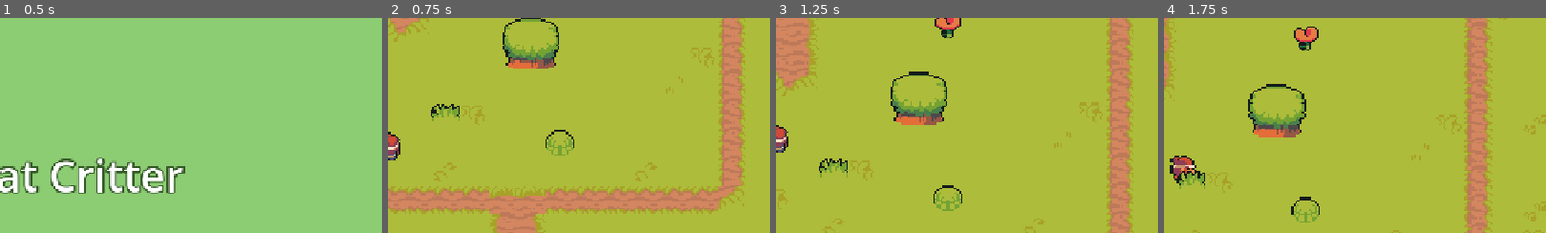
Above: before the commit, frames 1-4 (left to right).
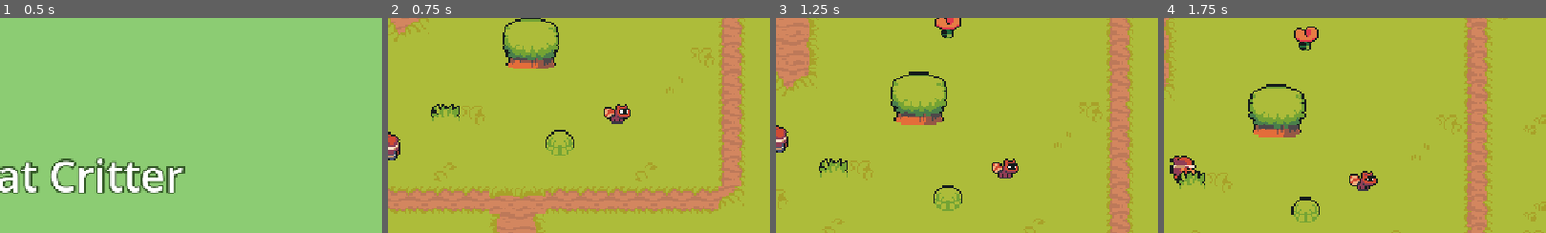
Above: after the commit, the same moments.

Repository: raineslc/catch-that-critter
Game: Godot game, scene res://scenes/main.tscn
The game is run twice, just before and just after one commit, with the same random seed, the same clock (stepped at 60 frames per second) and the same inputs.
Inputs (mouse positions are % of the whole screen's width and height, from its top left):
- Up to frame 1 (0.5 s): no input
- Up to frame 2 (0.75 s): tap Enter at 0.5 s; move the mouse to (45, 70) at 0.52 s; hold Up from 0.53 s (still down); hold Shift from 0.53 s (still down); click (45, 70) at 0.67 s
- Up to frame 3 (1.25 s): keep holding Up; keep holding Shift
- Up to frame 4 (1.75 s): release Up at 1.25 s; release Shift at 1.25 s; drag from (80, 65) to (45, 70) at 1.27 s
The pictures show only the part of the screen within x 50-100%, y 13-63%; the shares and areas given below are measured in that part.

Frame 1 is identical in both runs. In frame 2, 0.5% of the frame differs, in the area x 56-64%, y 40-50%; in frame 3, 0.5%; in frame 4, 0.5%, in the area x 48-56%, y 71-81%.

Commit message:
Add wandering raccoons that startle and request a chase
- data/animals.json + AnimalCatalog; legend 'a' places raccoons
- Critter: wander near home, startle with ! emote, flee, cooldown
- PhysicsLayers so ranger and critters only collide with the world
- HabitatMap emits chase_requested and shows a placeholder banner
- 11 new tests (99 total)

Co-Authored-By: Claude Opus 5.5 <noreply@anthropic.com>

Diff:
--- /dev/null
+++ b/data/animals.json
@@ -0,0 +1,27 @@
+{
+  "defaults": {
+    "frame_size": [16, 16],
+    "frames": 2,
+    "faces": "right",
+    "animation_fps": 6.0,
+    "wander_speed": 22.0,
+    "flee_speed": 90.0,
+    "wander_radius_tiles": 4,
+    "idle_seconds": [1.0, 3.0],
+    "startle_radius": 40.0,
+    "startle_seconds": 0.6,
+    "flee_seconds": 1.2,
+    "cooldown_seconds": 4.0
+  },
+  "animals": [
+    {
+      "id": "raccoon",
+      "name": "Raccoon",
+      "habitat": "meadow",
+      "skill": "counting",
+      "rarity": "common",
+      "sprite": "res://assets/sprites/animals/raccoon/sprite_sheet.png",
+      "faceset": "res://assets/sprites/animals/raccoon/faceset.png"
+    }
+  ]
+}
--- a/data/maps/legend.json
+++ b/data/maps/legend.json
@@ -9,6 +9,7 @@
     "T": "grass",
     "P": "grass",
     "S": "grass",
+    "a": "grass",
     "p": "path",
     "w": "water"
   },
@@ -20,5 +21,8 @@
     "T": {"name": "tree", "atlas": [0, 0], "size": [2, 2], "blocks": true},
     "P": {"name": "pine", "atlas": [2, 0], "size": [2, 2], "blocks": true}
   },
+  "critters": {
+    "a": "raccoon"
+  },
   "spawn": "S"
 }
--- /dev/null
+++ b/scripts/world/animal_catalog.gd
@@ -0,0 +1,37 @@
+class_name AnimalCatalog
+extends RefCounted
+## Reads data/animals.json. Each animal gets the shared "defaults" filled in for anything it doesn't set.
+
+const ANIMALS_PATH: String = "res://data/animals.json"
+
+var _defaults: Dictionary = {}
+## id -> animal Dictionary (with defaults merged in), in file order.
+var _animals: Dictionary = {}
+
+
+func _init(path: String = ANIMALS_PATH) -> void:
+	var parsed: Variant = JSON.parse_string(FileAccess.get_file_as_string(path))
+	if not parsed is Dictionary:
+		push_error("AnimalCatalog: could not read %s" % path)
+		return
+	_defaults = parsed.get("defaults", {})
+	for entry: Variant in parsed.get("animals", []):
+		var animal: Dictionary = _defaults.duplicate(true)
+		animal.merge(entry, true)
+		_animals[str(animal["id"])] = animal
+
+
+func ids() -> Array[String]:
+	var out: Array[String] = []
+	for id: Variant in _animals:
+		out.append(str(id))
+	return out
+
+
+func has_animal(id: String) -> bool:
+	return _animals.has(id)
+
+
+## The animal's data, or {} if unknown.
+func get_animal(id: String) -> Dictionary:
+	return _animals.get(id, {})
--- /dev/null
+++ b/scripts/world/critter.gd
@@ -0,0 +1,159 @@
+class_name Critter
+extends CharacterBody2D
+## A runaway animal in its habitat. It strolls around near home; when the ranger
+## gets close it startles ("!"), emits `startled` (which starts a chase), then darts away
+## and won't startle again until its cooldown ends.
+## Node origin is at the feet for y-sorting. Tuning comes from data/animals.json.
+
+signal startled(critter: Critter)
+
+enum State { IDLE, WANDER, STARTLED, FLEE }
+
+const STARTLED_EMOTE: Texture2D = preload("res://assets/ui/emotes/startled.png")
+const EMOTE_HEIGHT: float = 26.0
+const ARRIVE_DISTANCE: float = 2.0
+const STUCK_FRAMES: int = 10
+
+## Animal data from AnimalCatalog (id, name, sprite, speeds...).
+var animal: Dictionary = {}
+var state: State = State.IDLE
+## Who to watch for. Set by the habitat.
+var ranger: Node2D
+## Seconds left in the current idle / startle / flee.
+var time_left: float = 0.0
+var cooldown_left: float = 0.0
+var target: Vector2 = Vector2.ZERO
+
+var brain: WanderBrain
+var sprite: AnimatedSprite2D
+var emote: Sprite2D
+var _is_open: Callable
+var _rng: RandomNumberGenerator
+var _stuck_frames: int = 0
+
+
+## Call before adding to the tree. `is_open(point)` says whether a spot is walkable.
+func setup(animal_data: Dictionary, home: Vector2, is_open: Callable, rng: RandomNumberGenerator) -> void:
+	animal = animal_data
+	position = home
+	_is_open = is_open
+	_rng = rng
+	brain = WanderBrain.new(home, float(animal["wander_radius_tiles"]) * 16.0, rng)
+	name = "%s_%d_%d" % [animal["id"], int(home.x), int(home.y)]
+
+
+func _ready() -> void:
+	collision_layer = PhysicsLayers.CRITTERS
+	collision_mask = PhysicsLayers.WORLD
+	motion_mode = MOTION_MODE_FLOATING
+	var shape: CollisionShape2D = CollisionShape2D.new()
+	var rect: RectangleShape2D = RectangleShape2D.new()
+	rect.size = Vector2(10, 6)
+	shape.shape = rect
+	shape.position = Vector2(0, -3)
+	add_child(shape)
+	sprite = AnimatedSprite2D.new()
+	sprite.name = "Sprite"
+	sprite.sprite_frames = build_frames(animal)
+	var frame_size: Vector2 = _frame_size()
+	sprite.offset = Vector2(0, -frame_size.y / 2.0)
+	add_child(sprite)
+	emote = Sprite2D.new()
+	emote.name = "Emote"
+	emote.texture = STARTLED_EMOTE
+	emote.position = Vector2(0, -EMOTE_HEIGHT)
+	emote.visible = false
+	add_child(emote)
+	_go_idle()
+
+
+## "walk" animation from a horizontal strip of frames.
+static func build_frames(animal_data: Dictionary) -> SpriteFrames:
+	var frames: SpriteFrames = SpriteFrames.new()
+	frames.rename_animation("default", "walk")
+	frames.set_animation_speed("walk", float(animal_data["animation_fps"]))
+	var sheet: Texture2D = load(str(animal_data["sprite"]))
+	var size: Array = animal_data["frame_size"]
+	for i: int in int(animal_data["frames"]):
+		var frame: AtlasTexture = AtlasTexture.new()
+		frame.atlas = sheet
+		frame.region = Rect2(i * int(size[0]), 0, int(size[0]), int(size[1]))
+		frames.add_frame("walk", frame)
+	return frames
+
+
+func can_startle() -> bool:
+	return (state == State.IDLE or state == State.WANDER) and cooldown_left <= 0.0
+
+
+func _physics_process(delta: float) -> void:
+	cooldown_left = maxf(cooldown_left - delta, 0.0)
+	if can_startle() and ranger != null and global_position.distance_to(ranger.global_position) <= float(animal["startle_radius"]):
+		_startle()
+	match state:
+		State.IDLE:
+			time_left -= delta
+			velocity = Vector2.ZERO
+			if time_left <= 0.0:
+				target = brain.pick_target(_is_open)
+				_stuck_frames = 0
+				state = State.WANDER
+		State.WANDER:
+			var to_target: Vector2 = target - global_position
+			if to_target.length() <= ARRIVE_DISTANCE or _stuck_frames >= STUCK_FRAMES:
+				_go_idle()
+			else:
+				velocity = to_target.normalized() * float(animal["wander_speed"])
+		State.STARTLED:
+			velocity = Vector2.ZERO
+			time_left -= delta
+			if time_left <= 0.0:
+				emote.visible = false
+				state = State.FLEE
+				time_left = float(animal["flee_seconds"])
+		State.FLEE:
+			time_left -= delta
+			var away: Vector2 = global_position - ranger.global_position if ranger != null else Vector2.RIGHT
+			velocity = away.normalized() * float(animal["flee_speed"])
+			if time_left <= 0.0:
+				cooldown_left = float(animal["cooldown_seconds"])
+				brain.home = global_position
+				_go_idle()
+	var before: Vector2 = global_position
+	move_and_slide()
+	_stuck_frames = _stuck_frames + 1 if state == State.WANDER and global_position.distance_to(before) < 0.05 else 0
+	_animate()
+
+
+func _startle() -> void:
+	state = State.STARTLED
+	time_left = float(animal["startle_seconds"])
+	emote.visible = true
+	if ranger != null:
+		sprite.flip_h = _faces_right() != (ranger.global_position.x > global_position.x)
+	startled.emit(self)
+
+
+func _go_idle() -> void:
+	state = State.IDLE
+	var range_seconds: Array = animal["idle_seconds"]
+	time_left = _rng.randf_range(float(range_seconds[0]), float(range_seconds[1]))
+	velocity = Vector2.ZERO
+
+
+func _animate() -> void:
+	if velocity.length() > 0.1:
+		sprite.flip_h = _faces_right() != (velocity.x >= 0.0)
+		sprite.play("walk")
+	else:
+		sprite.stop()
+		sprite.frame = 0
+
+
+func _faces_right() -> bool:
+	return str(animal.get("faces", "right")) == "right"
+
+
+func _frame_size() -> Vector2:
+	var size: Array = animal["frame_size"]
+	return Vector2(float(size[0]), float(size[1]))
--- a/scripts/world/habitat_map.gd
+++ b/scripts/world/habitat_map.gd
@@ -25,6 +25,11 @@
 const SMALL_BLOCKER: Vector2 = Vector2(12, 8)
 const TREE_BLOCKER: Vector2 = Vector2(16, 10)
 const WALL_THICKNESS: float = 16.0
+const BANNER_SECONDS: float = 1.5
+const BANNER_FONT_SIZE: int = 48
+
+## A critter got startled: the chase should start. (Phase 2 step 3 opens the chase screen.)
+signal chase_requested(critter: Critter)
 
 @export_file("*.txt") var map_path: String = "res://data/maps/meadow.txt"
 ## Same seed = same grass/flower variety every time the map loads.
@@ -34,6 +39,11 @@
 var ground: TileMapLayer
 var objects: Node2D
 var ranger: Ranger
+var catalog: AnimalCatalog
+var critters: Array[Critter] = []
+## The critter being chased, or null.
+var chase_target: Critter
+var banner: Label
 
 
 func _ready() -> void:
@@ -68,6 +78,51 @@
 	ranger.camera.limit_top = 0
 	ranger.camera.limit_right = size.x
 	ranger.camera.limit_bottom = size.y
+	_spawn_critters(rng)
+	_make_banner()
+
+
+func _spawn_critters(rng: RandomNumberGenerator) -> void:
+	catalog = AnimalCatalog.new()
+	var is_open: Callable = func(point: Vector2) -> bool: return map.is_walkable(map.pixel_to_cell(point))
+	for y: int in map.height:
+		for x: int in map.width:
+			var id: String = map.critter_at(Vector2i(x, y))
+			if id == "":
+				continue
+			if not catalog.has_animal(id):
+				push_error("HabitatMap: unknown animal '%s' in %s" % [id, map_path])
+				continue
+			var critter: Critter = Critter.new()
+			critter.setup(catalog.get_animal(id), map.cell_to_feet(Vector2i(x, y)), is_open, rng)
+			critter.ranger = ranger
+			critter.startled.connect(_on_critter_startled)
+			objects.add_child(critter)
+			critters.append(critter)
+
+
+func _on_critter_startled(critter: Critter) -> void:
+	chase_target = critter
+	banner.text = "Chase the %s!" % critter.animal.get("name", "critter")
+	banner.visible = true
+	get_tree().create_timer(BANNER_SECONDS).timeout.connect(func() -> void: banner.visible = false)
+	chase_requested.emit(critter)
+
+
+func _make_banner() -> void:
+	var layer: CanvasLayer = CanvasLayer.new()
+	layer.name = "Hud"
+	add_child(layer)
+	banner = Label.new()
+	banner.name = "Banner"
+	banner.set_anchors_and_offsets_preset(Control.PRESET_TOP_WIDE)
+	banner.offset_top = 40
+	banner.horizontal_alignment = HORIZONTAL_ALIGNMENT_CENTER
+	banner.add_theme_font_size_override("font_size", BANNER_FONT_SIZE)
+	banner.add_theme_color_override("font_outline_color", Color(0.2, 0.3, 0.1))
+	banner.add_theme_constant_override("outline_size", 10)
+	banner.visible = false
+	layer.add_child(banner)
 
 
 func _place_ground(cell: Vector2i, rng: RandomNumberGenerator) -> void:
--- a/scripts/world/map_data.gd
+++ b/scripts/world/map_data.gd
@@ -13,6 +13,8 @@
 var ground: Dictionary = {}
 ## char -> object definition (name, atlas, size, blocks).
 var objects: Dictionary = {}
+## char -> animal id (data/animals.json) that starts at that tile.
+var critters: Dictionary = {}
 var spawn_char: String = "S"
 
 
@@ -25,6 +27,7 @@
 	map.tile_size = int(legend.get("tile_size", 16))
 	map.ground = legend.get("ground", {})
 	map.objects = legend.get("objects", {})
+	map.critters = legend.get("critters", {})
 	map.spawn_char = str(legend.get("spawn", "S"))
 	for line: String in FileAccess.get_file_as_string(map_path).split("\n"):
 		var row: String = line.strip_edges(false, true)
@@ -54,6 +57,15 @@
 	return objects.get(char_at(cell), {})
 
 
+## Animal id that starts at this tile, or "".
+func critter_at(cell: Vector2i) -> String:
+	return str(critters.get(char_at(cell), ""))
+
+
+func pixel_to_cell(point: Vector2) -> Vector2i:
+	return Vector2i(floori(point.x / tile_size), floori(point.y / tile_size))
+
+
 ## Can the ranger stand here? (No water, no blocking objects, inside the map.)
 func is_walkable(cell: Vector2i) -> bool:
 	if not in_bounds(cell) or ground_at(cell) == "water":
--- /dev/null
+++ b/scripts/world/physics_layers.gd
@@ -0,0 +1,8 @@
+class_name PhysicsLayers
+extends RefCounted
+## Collision layer bits. Trees, rocks, water and walls use WORLD (Godot's default layer 1).
+## The ranger and critters only bump into the world, not into each other.
+
+const WORLD: int = 1
+const RANGER: int = 2
+const CRITTERS: int = 4
--- a/scripts/world/ranger.gd
+++ b/scripts/world/ranger.gd
@@ -36,6 +36,8 @@
 
 func _ready() -> void:
 	ensure_input_actions()
+	collision_layer = PhysicsLayers.RANGER
+	collision_mask = PhysicsLayers.WORLD
 	sprite = AnimatedSprite2D.new()
 	sprite.name = "Sprite"
 	sprite.sprite_frames = build_frames(DEFAULT_SHEET)
--- /dev/null
+++ b/scripts/world/wander_brain.gd
@@ -0,0 +1,27 @@
+class_name WanderBrain
+extends RefCounted
+## Picks places for a critter to stroll to: random spots near home that it can stand on.
+
+## Random spots tried before giving up and going home.
+const MAX_TRIES: int = 20
+
+var home: Vector2
+var radius: float
+var rng: RandomNumberGenerator
+
+
+func _init(home_point: Vector2, wander_radius: float, random: RandomNumberGenerator) -> void:
+	home = home_point
+	radius = wander_radius
+	rng = random
+
+
+## A point within `radius` of home where `is_open.call(point)` is true; home if none found.
+func pick_target(is_open: Callable) -> Vector2:
+	for attempt: int in MAX_TRIES:
+		var angle: float = rng.randf_range(0.0, TAU)
+		var distance: float = radius * sqrt(rng.randf())
+		var point: Vector2 = home + Vector2.from_angle(angle) * distance
+		if is_open.call(point):
+			return point
+	return home
--- /dev/null
+++ b/tests/test_animal_catalog.gd
@@ -0,0 +1,35 @@
+extends GutTest
+
+var catalog: AnimalCatalog
+
+
+func before_all() -> void:
+	catalog = AnimalCatalog.new()
+
+
+func test_raccoon_loads_with_defaults_filled_in() -> void:
+	assert_true(catalog.has_animal("raccoon"))
+	var raccoon: Dictionary = catalog.get_animal("raccoon")
+	assert_eq(raccoon["name"], "Raccoon")
+	assert_true(raccoon.has("startle_radius"), "defaults merged")
+	assert_eq(catalog.get_animal("unicorn"), {})
+
+
+func test_every_animal_has_art_a_real_skill_and_a_habitat() -> void:
+	var factory: ProblemFactory = ProblemFactory.new()
+	var habitats: Array[String] = []
+	for id: String in factory.skill_ids():
+		habitats.append(str(factory.skill_info(id)["habitat"]))
+	for id: String in catalog.ids():
+		var animal: Dictionary = catalog.get_animal(id)
+		assert_true(ResourceLoader.exists(str(animal["sprite"])), id + " sprite missing")
+		assert_true(ResourceLoader.exists(str(animal["faceset"])), id + " faceset missing")
+		assert_true(factory.has_skill(str(animal["skill"])), id + " skill unknown")
+		assert_has(habitats, str(animal["habitat"]), id + " habitat unknown")
+		assert_has(["common", "uncommon", "rare", "special"], str(animal["rarity"]), id + " rarity")
+
+
+func test_every_critter_on_a_map_is_in_the_catalog() -> void:
+	var map: MapData = MapData.load_map("res://data/maps/meadow.txt")
+	for c: Variant in map.critters:
+		assert_true(catalog.has_animal(str(map.critters[c])), "legend uses unknown animal " + str(map.critters[c]))
--- /dev/null
+++ b/tests/test_critter.gd
@@ -0,0 +1,84 @@
+extends GutTest
+## Critters in the Meadow: wandering, startling when the ranger is near, cooldown.
+
+const SCENE: PackedScene = preload("res://scenes/world/meadow.tscn")
+
+var meadow: HabitatMap
+var raccoon: Critter
+
+
+func before_each() -> void:
+	meadow = SCENE.instantiate()
+	add_child_autofree(meadow)
+	raccoon = meadow.critters[0]
+	await wait_physics_frames(2)
+
+
+func _put_ranger_near(critter: Critter, offset: Vector2) -> void:
+	meadow.ranger.global_position = critter.global_position + offset
+
+
+func test_meadow_spawns_one_critter_per_map_marker() -> void:
+	var markers: int = 0
+	for row: String in meadow.map.rows:
+		markers += row.count("a")
+	assert_eq(meadow.critters.size(), markers)
+	assert_gt(markers, 0)
+	assert_eq(raccoon.animal["id"], "raccoon")
+	assert_eq(raccoon.get_parent(), meadow.objects, "critters are y-sorted with trees and the ranger")
+
+
+func test_critter_wanders_but_stays_near_home() -> void:
+	var start: Vector2 = raccoon.global_position
+	var radius: float = raccoon.brain.radius
+	var moved: bool = false
+	for i: int in 8:
+		raccoon.time_left = 0.0
+		await wait_physics_frames(45)
+		moved = moved or raccoon.global_position.distance_to(start) > 4.0
+		assert_lte(raccoon.global_position.distance_to(raccoon.brain.home), radius + 8.0)
+	assert_true(moved, "raccoon should stroll around")
+
+
+func test_ranger_coming_close_startles_and_requests_a_chase() -> void:
+	watch_signals(raccoon)
+	watch_signals(meadow)
+	_put_ranger_near(raccoon, Vector2(20, 0))
+	await wait_physics_frames(3)
+	assert_signal_emitted(raccoon, "startled")
+	assert_signal_emitted_with_parameters(meadow, "chase_requested", [raccoon])
+	assert_eq(meadow.chase_target, raccoon)
+	assert_true(raccoon.emote.visible, "shows the ! bubble")
+	assert_true(meadow.banner.visible)
+	assert_string_contains(meadow.banner.text, "Raccoon")
+
+
+func test_far_away_ranger_does_not_startle() -> void:
+	watch_signals(raccoon)
+	_put_ranger_near(raccoon, Vector2(120, 0))
+	await wait_physics_frames(10)
+	assert_signal_not_emitted(raccoon, "startled")
+
+
+func test_startled_critter_darts_away_then_cools_down() -> void:
+	watch_signals(raccoon)
+	_put_ranger_near(raccoon, Vector2(20, 0))
+	var start_x: float = raccoon.global_position.x
+	await wait_physics_frames(3)
+	assert_eq(raccoon.state, Critter.State.STARTLED)
+	await wait_seconds(float(raccoon.animal["startle_seconds"]) + 0.3)
+	assert_eq(raccoon.state, Critter.State.FLEE)
+	await wait_seconds(float(raccoon.animal["flee_seconds"]))
+	assert_lt(raccoon.global_position.x, start_x - 10.0, "fled away from the ranger (who was to the right)")
+	assert_false(raccoon.emote.visible)
+	assert_gt(raccoon.cooldown_left, 0.0)
+	# Still close? Cooldown means no second startle right away.
+	_put_ranger_near(raccoon, Vector2(10, 0))
+	await wait_physics_frames(5)
+	assert_signal_emit_count(raccoon, "startled", 1)
+
+
+func test_critters_and_ranger_do_not_block_each_other() -> void:
+	assert_eq(raccoon.collision_mask & PhysicsLayers.RANGER, 0)
+	assert_eq(meadow.ranger.collision_mask & PhysicsLayers.CRITTERS, 0)
+	assert_ne(raccoon.collision_mask & PhysicsLayers.WORLD, 0)
--- a/tests/test_meadow.gd
+++ b/tests/test_meadow.gd
@@ -27,8 +27,8 @@
 		for c: String in row:
 			if meadow.map.objects.has(c):
 				expected += 1
-	# +1 for the ranger, who lives in the same y-sorted layer
-	assert_eq(meadow.objects.get_child_count(), expected + 1)
+	# + the ranger and critters, who live in the same y-sorted layer
+	assert_eq(meadow.objects.get_child_count(), expected + 1 + meadow.critters.size())
 	assert_true(meadow.objects.y_sort_enabled)
 
 
--- /dev/null
+++ b/tests/test_wander_brain.gd
@@ -0,0 +1,21 @@
+extends GutTest
+
+
+func _brain(radius: float) -> WanderBrain:
+	var rng: RandomNumberGenerator = RandomNumberGenerator.new()
+	rng.seed = 11
+	return WanderBrain.new(Vector2(100, 100), radius, rng)
+
+
+func test_targets_stay_near_home_and_on_open_ground() -> void:
+	var brain: WanderBrain = _brain(64.0)
+	var right_half_only: Callable = func(p: Vector2) -> bool: return p.x >= 100.0
+	for i: int in 200:
+		var target: Vector2 = brain.pick_target(right_half_only)
+		assert_lte(target.distance_to(brain.home), 64.0 + 0.001)
+		assert_gte(target.x, 100.0)
+
+
+func test_goes_home_when_nowhere_is_open() -> void:
+	var brain: WanderBrain = _brain(64.0)
+	assert_eq(brain.pick_target(func(_p: Vector2) -> bool: return false), Vector2(100, 100))
Binary file added: assets/sprites/animals/raccoon/faceset.png
Not shown, added: assets/sprites/animals/raccoon/faceset.png.import
Binary file added: assets/sprites/animals/raccoon/sprite_sheet.png
Not shown, added: assets/sprites/animals/raccoon/sprite_sheet.png.import
Binary file added: assets/ui/emotes/startled.png
Not shown, added: assets/ui/emotes/startled.png.import
Not shown, changed: data/maps/meadow.txt
Not shown, added: scripts/world/animal_catalog.gd.uid
Not shown, added: scripts/world/critter.gd.uid
Not shown, added: scripts/world/physics_layers.gd.uid
Not shown, added: scripts/world/wander_brain.gd.uid
Not shown, added: tests/test_animal_catalog.gd.uid
(and 6 more such lines)
